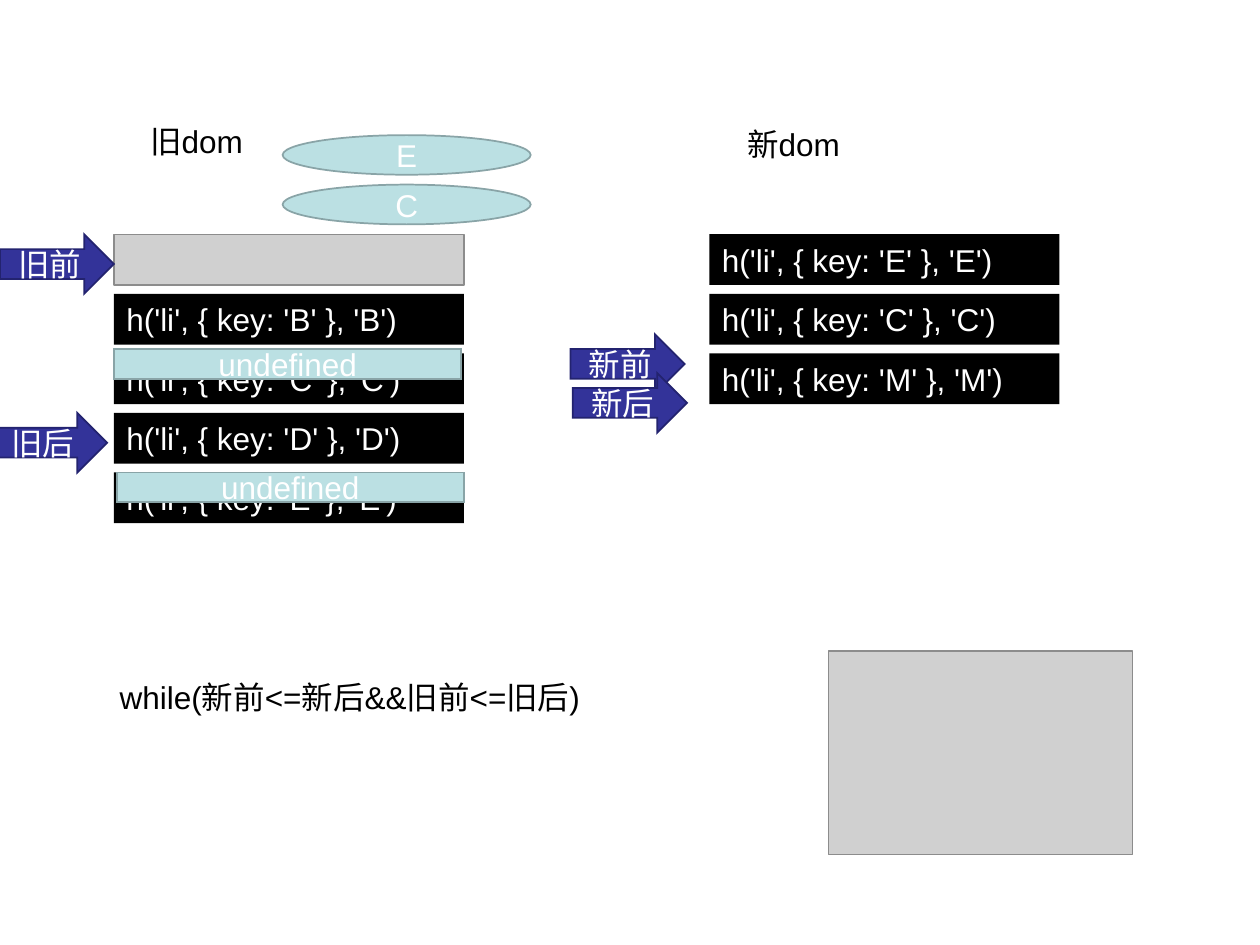
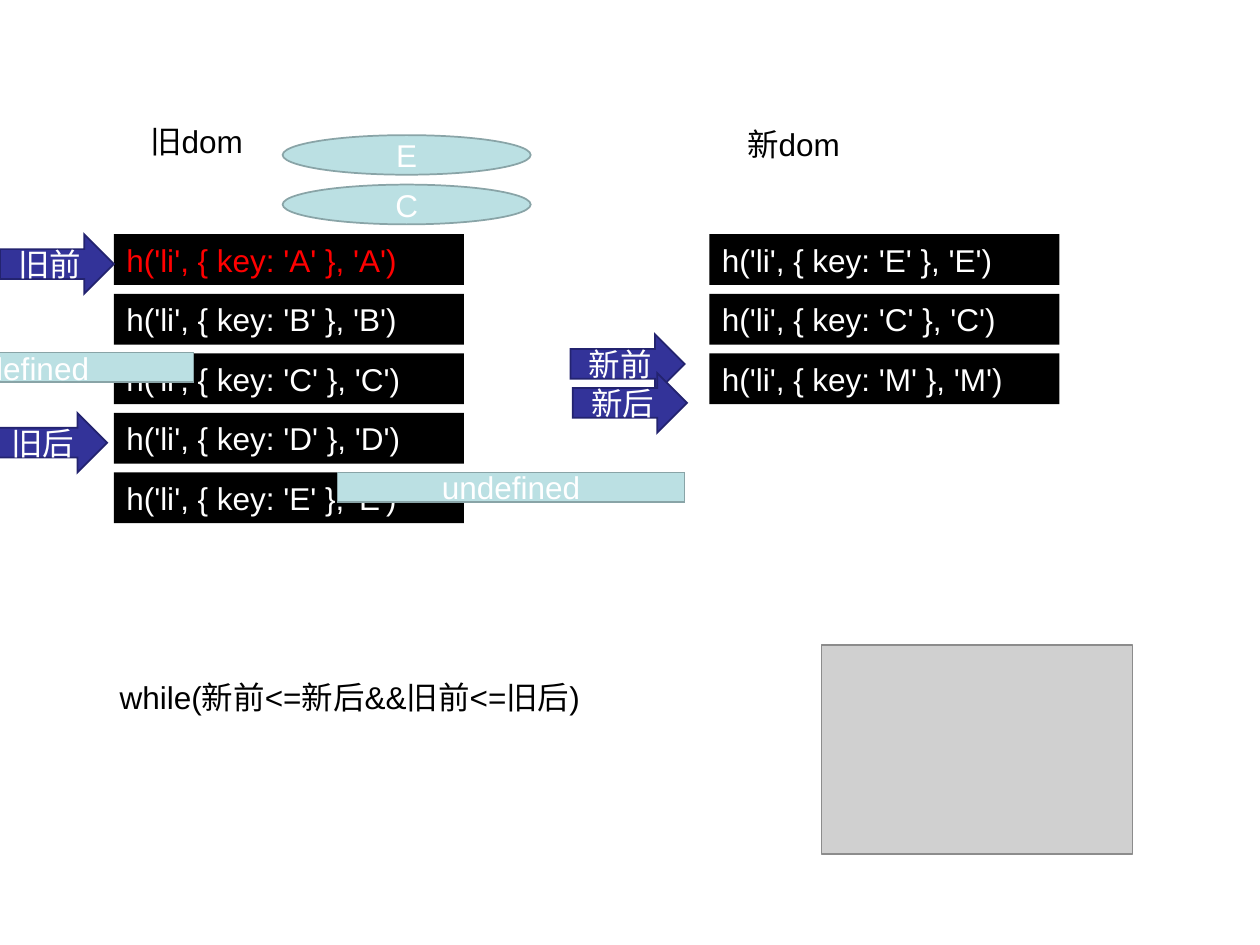
Before and after one commit to joshsyj/study-demo, a slide deck: slide 2 of snabbdom-diff/diff.ppt. Drawn at 1260x945 pixels with LibreOffice and Linux fonts; fonts in the diff are those of the drawing; grey boxes stand for pictures. Boxes give left, top, right and bottom in pixels: in the first picture for what was removed or moved away, otherwise in the second. Text is boxed around its words. In the diff, an @@ line names an element or a change of style, - is before the commit and + after.

```diff
--- a/snabbdom-diff/diff.ppt
+++ b/snabbdom-diff/diff.ppt
@@ right arrow "旧前" at (x1=0, y1=234, x2=113, y2=294): proportions changed @@
@@ picture removed at (x1=113, y1=234, x2=464, y2=285) @@
@@ rectangle added at (x1=113, y1=234, x2=464, y2=285), fill #000000, 18 pt, text #FF0000 @@
+h('li', { key: 'A' }, 'A')
@@ rectangle "undefined" resized from (x1=113, y1=349, x2=461, y2=379) to (x1=0, y1=353, x2=194, y2=383) @@
@@ rectangle "undefined" moved from (x1=117, y1=472, x2=465, y2=503) to (x1=338, y1=472, x2=685, y2=503) @@
@@ picture resized from (x1=828, y1=651, x2=1131, y2=854) to (x1=822, y1=645, x2=1133, y2=854) @@
```
Also in this commit, not shown: 3 other slides changed, 2 other files.
